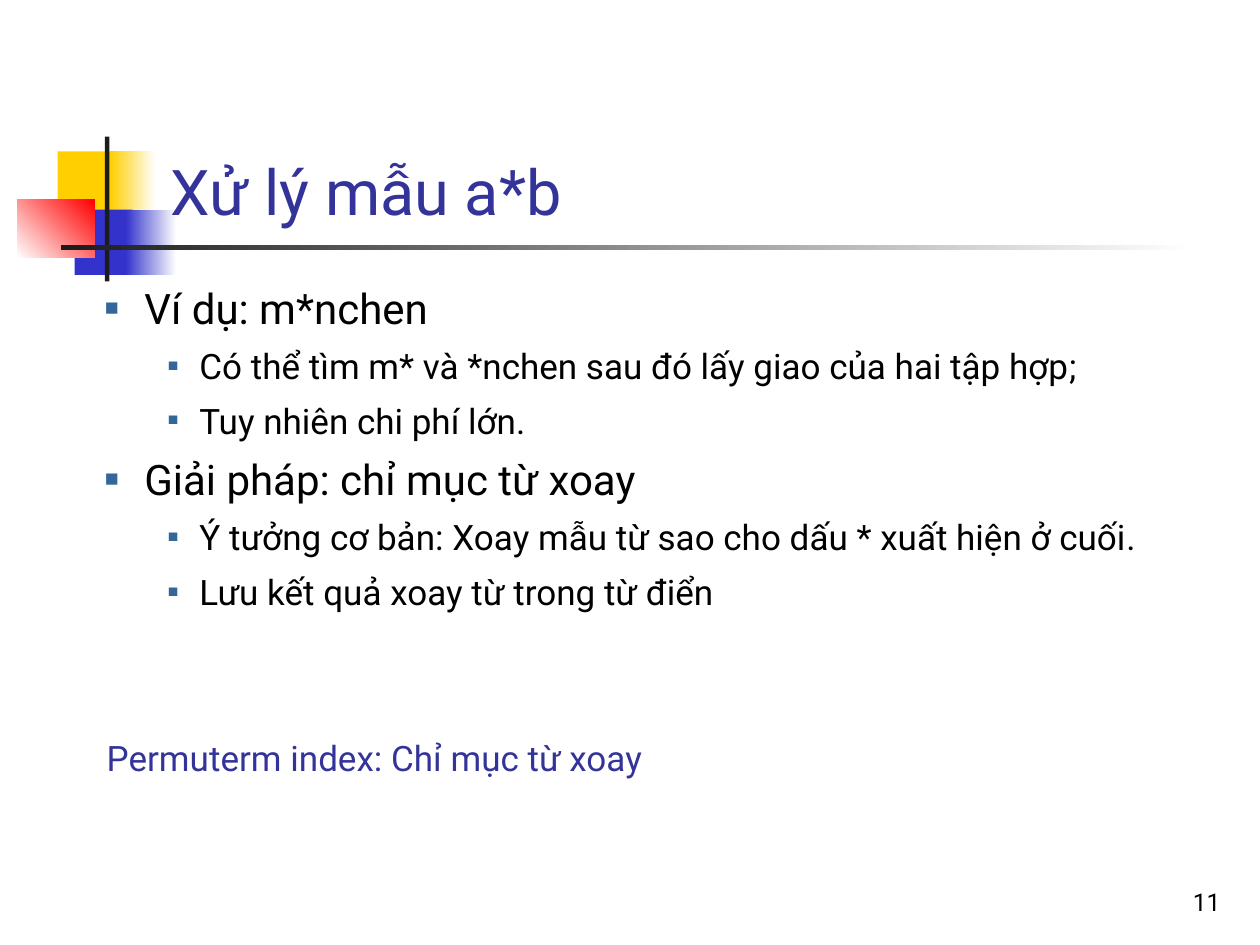
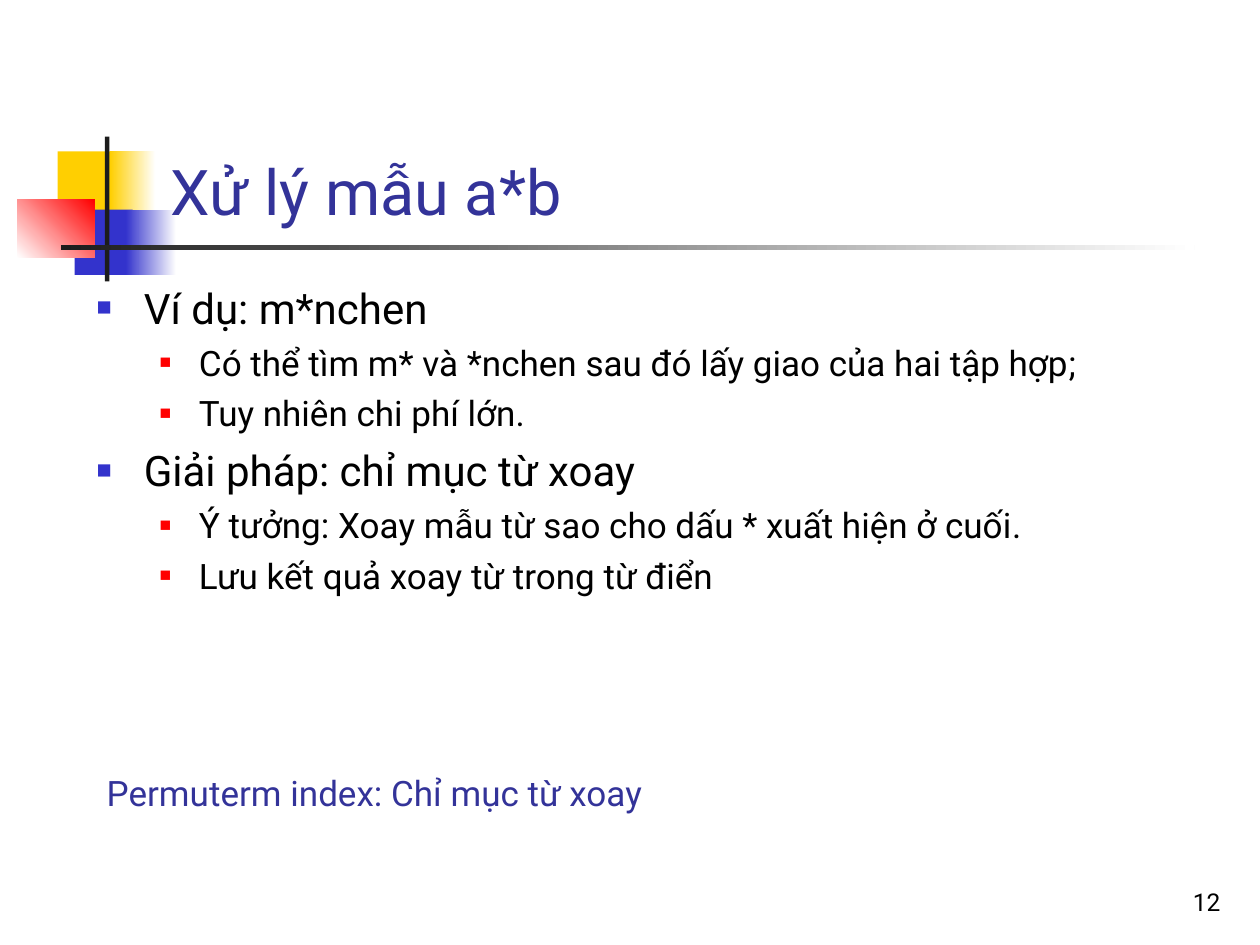
Before and after one commit to nguyenkhanhthien/IT4853, a slide deck: slide 12 of Bài 3 Từ truy vấn và chỉ mục tra từ.ppt (slide 11 before the commit). Drawn at 1260x945 pixels with LibreOffice and Linux fonts; fonts in the diff are those of the drawing. Boxes give left, top, right and bottom in pixels: in the first picture for what was removed or moved away, otherwise in the second. Text is boxed around its words. In the diff, an @@ line names an element or a change of style, - is before the commit and + after.

```diff
--- a/Bài 3 Từ truy vấn và chỉ mục tra từ.ppt
+++ b/Bài 3 Từ truy vấn và chỉ mục tra từ.ppt
@@ text at (x1=144, y1=292, x2=1076, y2=597): list level 2 to 1 in "Ví dụ: m*nchen"; bullet colour #336699 to #3333CC; list level 3 to 2 in "Có thể tìm m* và ..."; bullet colour #336699 to #FF0000; list level 3 to 2 in "Tuy nhiên chi phí lớn."; list level 2 to 1 in "Giải pháp: chỉ mục từ ..."; list level 3 to 2 in "Lưu kết quả xoay từ ..." @@
@@ text at (x1=199, y1=506, x2=1021, y2=546): text changed @@
-    ■ Ý tưởng cơ bản: Xoay mẫu từ sao cho dấu * xuất hiện ở cuối.
+  ■ Ý tưởng: Xoay mẫu từ sao cho dấu * xuất hiện ở cuối.
@@ text "Permuterm index: Chỉ mục từ ..." moved from (x1=107, y1=742, x2=641, y2=779) to (x1=107, y1=777, x2=641, y2=814) @@
@@ page number at (x1=1193, y1=893, x2=1221, y2=911): text changed @@
-11
+12
```
Also in this commit, not shown: 22 other slides changed, 2 slides added, 1 other file.
